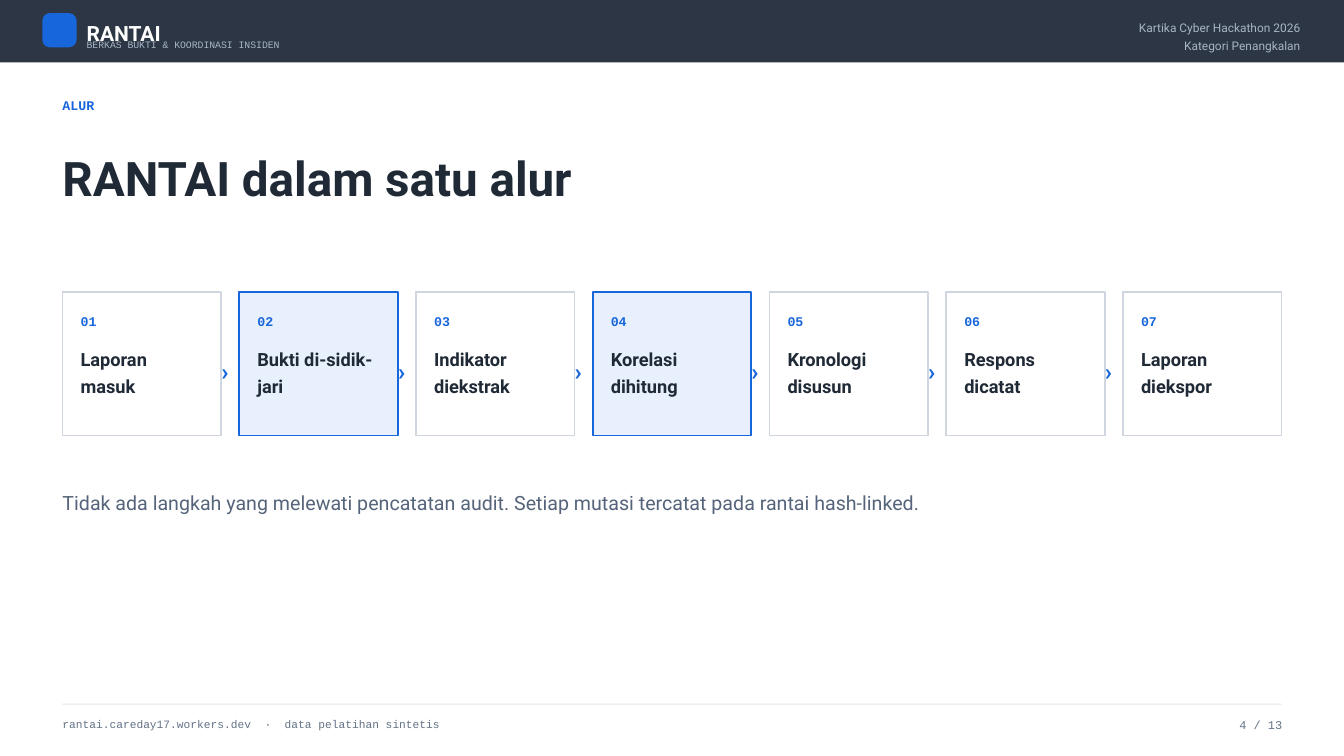
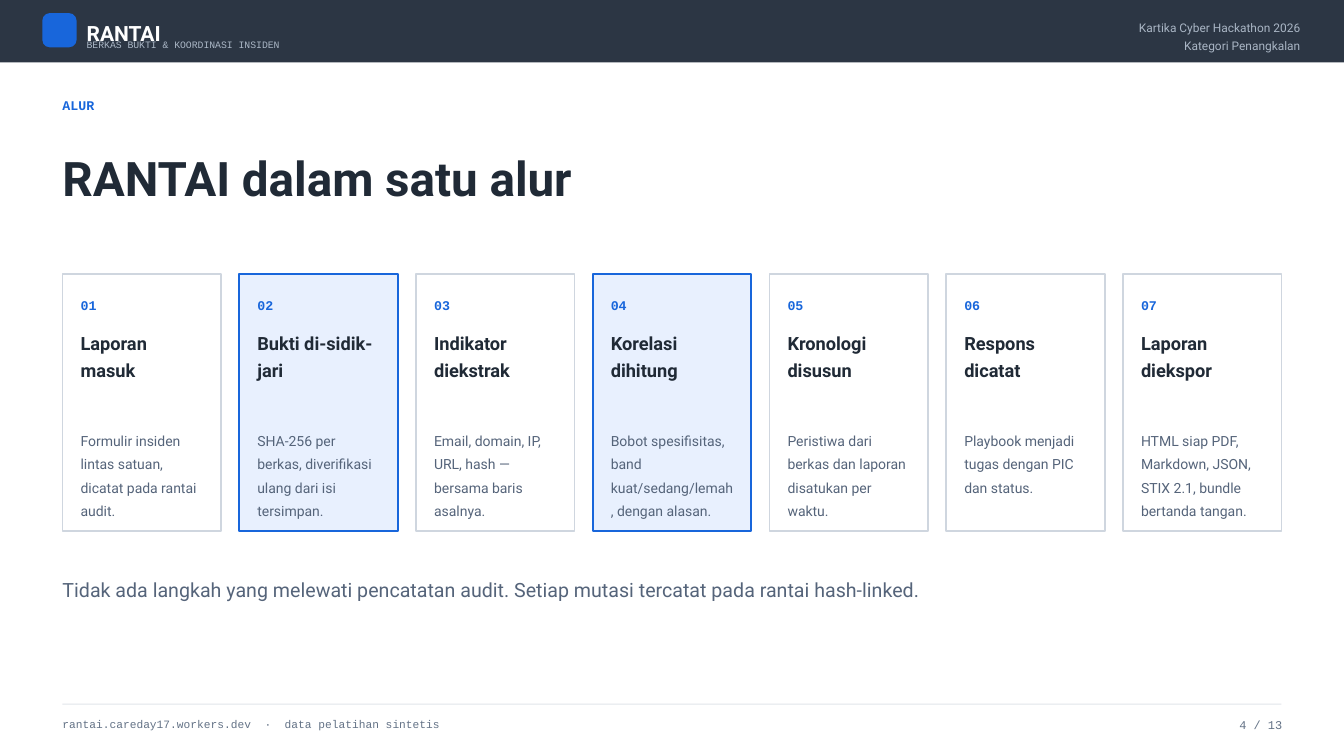
Before and after one commit to symful/kartika-cyber-hackathon-2026, a slide deck: slide 4 of docs/rantai-slides.pptx. Drawn at 1344x756 pixels with LibreOffice and Linux fonts; fonts in the diff are those of the drawing. Boxes give left, top, right and bottom in pixels: in the first picture for what was removed or moved away, otherwise in the second. Text is boxed around its words. In the diff, an @@ line names an element or a change of style, - is before the commit and + after.

```diff
--- a/docs/rantai-slides.pptx
+++ b/docs/rantai-slides.pptx
@@ rectangle: place and size @@
-rectangle at bbox=[63, 292, 221, 436]
+rectangle at bbox=[63, 274, 221, 531]
@@ rectangle: place and size @@
-rectangle at bbox=[239, 292, 397, 436]
+rectangle at bbox=[239, 274, 397, 531]
@@ rectangle: place and size @@
-rectangle at bbox=[416, 292, 575, 436]
+rectangle at bbox=[416, 274, 575, 531]
@@ rectangle: place and size @@
-rectangle at bbox=[593, 292, 751, 436]
+rectangle at bbox=[593, 274, 751, 531]
@@ rectangle: place and size @@
-rectangle at bbox=[769, 292, 928, 436]
+rectangle at bbox=[769, 274, 928, 531]
@@ rectangle: place and size @@
-rectangle at bbox=[947, 292, 1105, 436]
+rectangle at bbox=[947, 274, 1105, 531]
@@ rectangle: place and size @@
-rectangle at bbox=[1123, 292, 1281, 436]
+rectangle at bbox=[1123, 274, 1281, 531]
@@ 7 texts: place and size @@
-7 texts at bbox=[81, 317, 1157, 326]
+7 texts at bbox=[81, 301, 1157, 310]
@@ text "Laporan masuk": place and size @@
-text "Laporan masuk" at bbox=[81, 353, 147, 393]
+text "Laporan masuk" at bbox=[81, 337, 147, 377]
@@ text "Bukti di-sidik-jari": place and size @@
-text "Bukti di-sidik-jari" at bbox=[257, 352, 372, 397]
+text "Bukti di-sidik-jari" at bbox=[257, 336, 372, 381]
@@ text "Indikator diekstrak": place and size @@
-text "Indikator diekstrak" at bbox=[434, 352, 510, 393]
+text "Indikator diekstrak" at bbox=[434, 336, 510, 377]
@@ text "Korelasi dihitung": place and size @@
-text "Korelasi dihitung" at bbox=[611, 352, 678, 397]
+text "Korelasi dihitung" at bbox=[611, 336, 678, 381]
@@ text "Kronologi disusun": place and size @@
-text "Kronologi disusun" at bbox=[788, 352, 867, 393]
+text "Kronologi disusun" at bbox=[788, 336, 867, 377]
@@ text "Respons dicatat": place and size @@
-text "Respons dicatat" at bbox=[964, 353, 1035, 393]
+text "Respons dicatat" at bbox=[964, 337, 1035, 377]
@@ text "Laporan diekspor": place and size @@
-text "Laporan diekspor" at bbox=[1141, 353, 1212, 397]
+text "Laporan diekspor" at bbox=[1141, 337, 1212, 381]
@@ text removed at bbox=[222, 349, 242, 379] @@
-›
@@ text removed at bbox=[398, 349, 418, 379] @@
-›
@@ text removed at bbox=[575, 349, 595, 379] @@
-›
@@ text removed at bbox=[752, 349, 772, 379] @@
-›
@@ text removed at bbox=[929, 349, 949, 379] @@
-›
@@ text removed at bbox=[1105, 349, 1125, 379] @@
-›
@@ text added at bbox=[81, 435, 196, 516], 10 pt, text #55647A @@
+Formulir insiden lintas satuan, dicatat pada rantai audit.
@@ text added at bbox=[257, 436, 371, 519], 10 pt, text #55647A @@
+SHA-256 per berkas, diverifikasi ulang dari isi tersimpan.
@@ text added at bbox=[434, 435, 541, 519], 10 pt, text #55647A @@
+Email, domain, IP, URL, hash — bersama baris asalnya.
@@ text added at bbox=[611, 435, 733, 519], 10 pt, text #55647A @@
+Bobot spesifisitas, band kuat/sedang/lemah, dengan alasan.
@@ text added at bbox=[788, 435, 906, 516], 10 pt, text #55647A @@
+Peristiwa dari berkas dan laporan disatukan per waktu.
@@ text added at bbox=[964, 435, 1075, 493], 10 pt, text #55647A @@
+Playbook menjadi tugas dengan PIC dan status.
@@ text added at bbox=[1141, 436, 1251, 519], 10 pt, text #55647A @@
+HTML siap PDF, Markdown, JSON, STIX 2.1, bundle bertanda tangan.
@@ text "Tidak ada langkah yang melewati ...": place and size @@
-text "Tidak ada langkah yang melewati ..." at bbox=[62, 495, 919, 514]
+text "Tidak ada langkah yang melewati ..." at bbox=[62, 582, 919, 601]
```
Also in this commit, not shown: 1 other slide changed, 5 other files.
